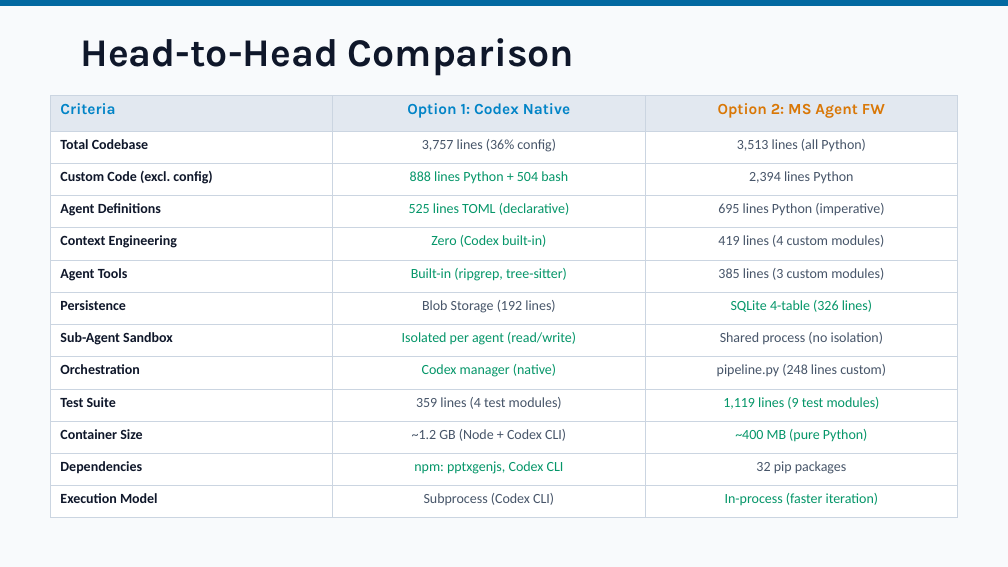
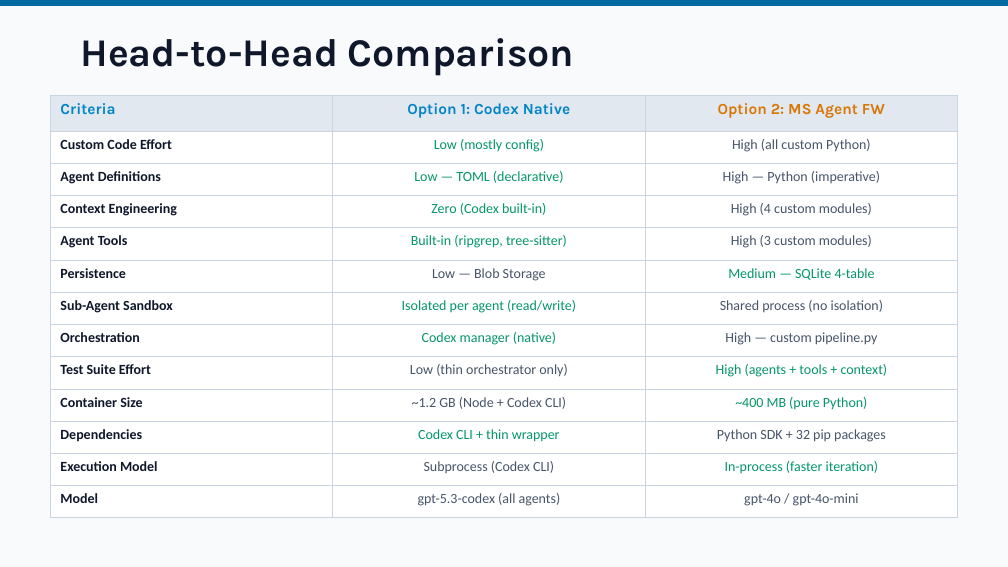
Before and after one commit to cwijayasundara/legacy_mod_maf_v1, a slide deck: slide 7 of Migration-Agent-Architecture-Options.pptx. Drawn at 1008x567 pixels with LibreOffice and Linux fonts; fonts in the diff are those of the drawing. Boxes give left, top, right and bottom in pixels: in the first picture for what was removed or moved away, otherwise in the second. Text is boxed around its words. In the diff, an @@ line names an element or a change of style, - is before the commit and + after.

```diff
--- a/Migration-Agent-Architecture-Options.pptx
+++ b/Migration-Agent-Architecture-Options.pptx
@@ table at <box>50,96,958,510</box> @@
-row 2: Total Codebase | 3,757 lines (36% config) | 3,513 lines (all Python)
-row 3: Custom Code (excl. config) | 888 lines Python + 504 bash | 2,394 lines Python
-row 4: Agent Definitions | 525 lines TOML (declarative) | 695 lines Python (imperative)
-row 5: Context Engineering | Zero (Codex built-in) | 419 lines (4 custom modules)
-row 6: Agent Tools | Built-in (ripgrep, tree-sitter) | 385 lines (3 custom modules)
-row 7: Persistence | Blob Storage (192 lines) | SQLite 4-table (326 lines)
+row 2: Custom Code Effort | Low (mostly config) | High (all custom Python)
+row 3: Agent Definitions | Low — TOML (declarative) | High — Python (imperative)
+row 4: Context Engineering | Zero (Codex built-in) | High (4 custom modules)
+row 5: Agent Tools | Built-in (ripgrep, tree-sitter) | High (3 custom modules)
+row 6: Persistence | Low — Blob Storage | Medium — SQLite 4-table
-row 8, column 3: pipeline.py (248 lines custom)
+row 8, column 3: High — custom pipeline.py
-row 10: Test Suite | 359 lines (4 test modules) | 1,119 lines (9 test modules)
+row 9: Test Suite Effort | Low (thin orchestrator only) | High (agents + tools + context)
-row 11, column 2: npm: pptxgenjs, Codex CLI
+row 11, column 2: Codex CLI + thin wrapper
-row 11, column 3: 32 pip packages
+row 11, column 3: Python SDK + 32 pip packages
+row 13: Model | gpt-5.3-codex (all agents) | gpt-4o / gpt-4o-mini
```
Also in this commit, not shown: 9 other slides changed, 1 other file.
